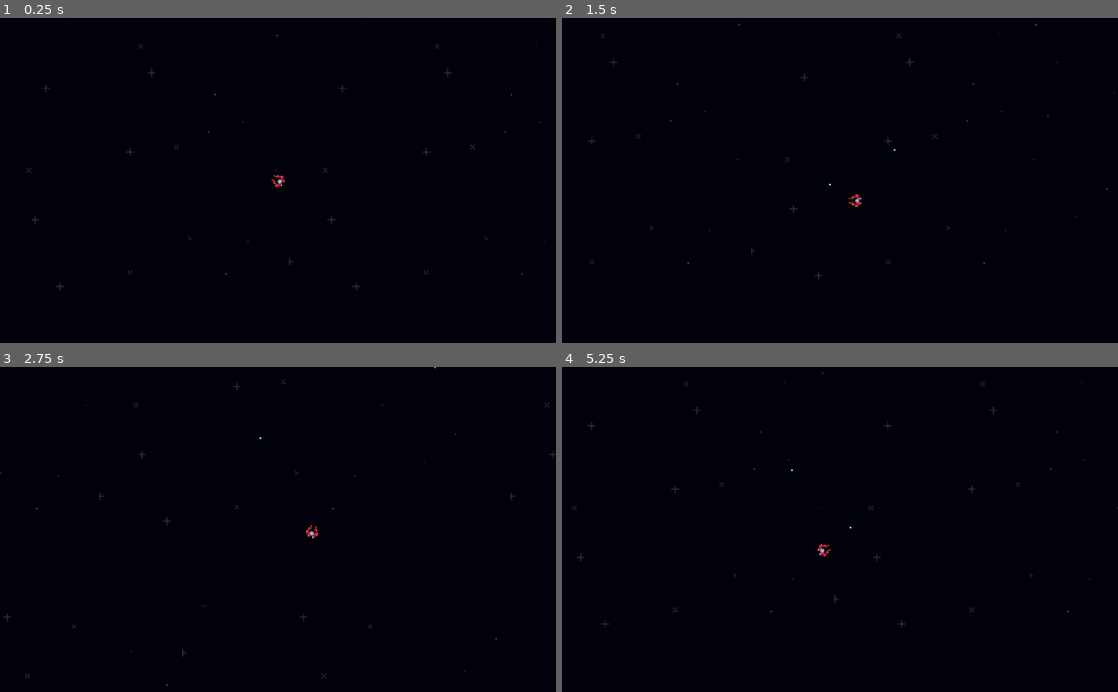
Above: before the commit, frames 1-4 (two rows, left to right).
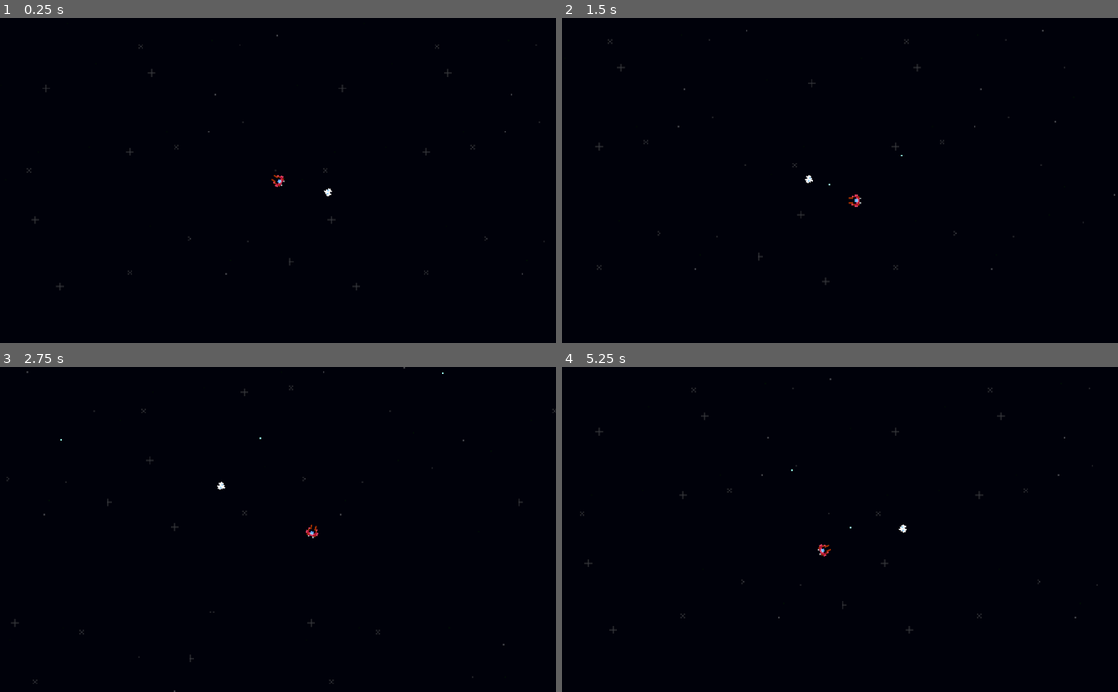
Above: after the commit, the same moments.

Repository: DinossourGames/space-shooter
Game: Godot game, scene res://Main/Main.tscn
The game is run twice, just before and just after one commit, with the same random seed, the same clock (stepped at 60 frames per second) and the same inputs.
Inputs (mouse positions are in pixels of both pictures, inside the frame that each line leads up to):
- Up to frame 1 (0.25 s): no input
- Up to frame 2 (1.5 s): move the mouse to (962, 164) at 0.52 s; hold D (right) 0.53-1.28 s; tap Space (fire) at 0.6, 1.35 s; move the mouse to (728, 196) at 1.27 s; hold S (down) from 1.28 s (still down)
- Up to frame 3 (2.75 s): move the mouse to (333, 458) at 2.02 s; release S (down) at 2.03 s; hold D (right) from 2.03 s (still down); tap Space (fire) at 2.1 s
- Up to frame 4 (5.25 s): move the mouse to (812, 594) at 2.77 s; release D (right) at 2.78 s; hold Up (up) 2.78-3.53 s; tap Space (fire) every 0.75 s from 2.85 to 5.1 s; move the mouse to (1006, 578) at 3.52 s; hold A (left) 3.53-5.03 s; move the mouse to (673, 480) at 4.27 s; move the mouse to (867, 529) at 5.02 s; hold S (down) from 5.03 s (still down)

The runs differ from the first frame. In frame 1, less than 0.1% of the frame differs, in the area x 58-60%, y 52-55%; in frame 2, 0.3%; in frame 3, 0.3%; in frame 4, 0.4%, in the area x 1-100%, y 1-83%.

Commit message:
Enemy movement

Diff:
--- /dev/null
+++ b/Enemy/BasicEnemy.tscn
@@ -0,0 +1,28 @@
+[gd_scene load_steps=5 format=2]
+
+[ext_resource path="res://Assets/Enemy Ship/01_enemy_ship.png" type="Texture" id=1]
+[ext_resource path="res://Enemy/Enemy.gd" type="Script" id=2]
+
+[sub_resource type="RectangleShape2D" id=1]
+extents = Vector2( 8.92857, 8.33333 )
+
+[sub_resource type="RectangleShape2D" id=2]
+extents = Vector2( 2.5, 2.5 )
+
+[node name="Enemy" type="KinematicBody2D"]
+script = ExtResource( 2 )
+
+[node name="CollisionShape2D" type="CollisionShape2D" parent="."]
+position = Vector2( 0.5, 0.5 )
+scale = Vector2( 0.28, 0.3 )
+shape = SubResource( 1 )
+
+[node name="Sprite" type="Sprite" parent="."]
+texture = ExtResource( 1 )
+
+[node name="Area2D" type="Area2D" parent="."]
+
+[node name="CollisionShape2D" type="CollisionShape2D" parent="Area2D"]
+position = Vector2( 0.5, 0.5 )
+scale = Vector2( 1.1, 1.1 )
+shape = SubResource( 2 )
--- /dev/null
+++ b/Enemy/Enemy.gd
@@ -0,0 +1,14 @@
+extends KinematicBody2D
+
+var motion = Vector2()
+
+func _ready():
+	pass
+
+func _physics_process(delta):
+	var Player = get_parent().get_node("Player")
+
+	position += (Player.position - position) / 50
+	look_at(Player.position)
+
+	move_and_collide(motion)
--- a/Main/Main.tscn
+++ b/Main/Main.tscn
@@ -1,11 +1,15 @@
-[gd_scene load_steps=3 format=2]
+[gd_scene load_steps=4 format=2]
 
 [ext_resource path="res://Player/Player.tscn" type="PackedScene" id=1]
 [ext_resource path="res://Background/Background.tscn" type="PackedScene" id=2]
+[ext_resource path="res://Enemy/BasicEnemy.tscn" type="PackedScene" id=3]
 
 [node name="Main" type="Node2D"]
 
 [node name="ParallaxBackground" parent="." instance=ExtResource( 2 )]
 
+[node name="Enemy" parent="." instance=ExtResource( 3 )]
+position = Vector2( 542, 284 )
+
 [node name="Player" parent="." instance=ExtResource( 1 )]
 position = Vector2( 498, 273 )
Binary file added: Assets/Enemy Ship/01_enemy_ship.png
Not shown, added: Assets/Enemy Ship/01_enemy_ship.png.import
